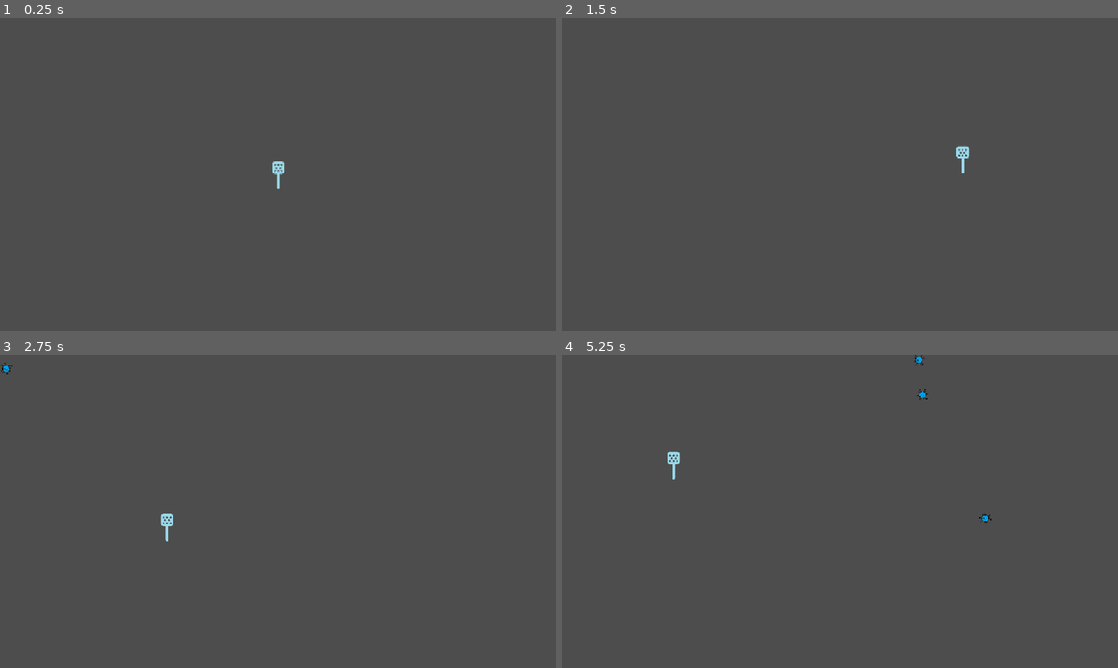
Above: before the commit, frames 1-4 (two rows, left to right).
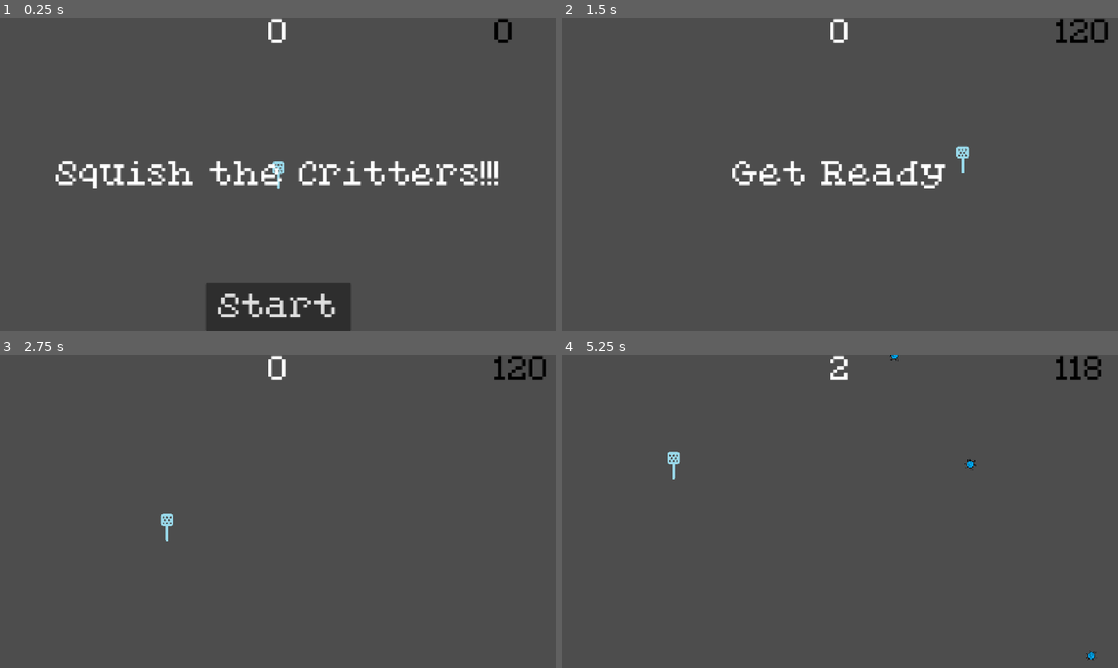
Above: after the commit, the same moments.

Repository: Evenwood/godotgamejame84
Game: Godot game, scene res://Main.tscn
Same seed, same stepped clock (60 frames per second), same inputs: the game is played once before the commit and once after it.
Inputs (mouse positions are in pixels of both pictures, inside the frame that each line leads up to):
- Up to frame 1 (0.25 s): no input
- Up to frame 2 (1.5 s): click (840, 305) at 0.5 s, where only the run after the commit has a clickable "Start"; tap Enter at 1.25 s; move the mouse to (962, 158) at 1.27 s
- Up to frame 3 (2.75 s): tap Space at 2 s; move the mouse to (166, 527) at 2.02 s
- Up to frame 4 (5.25 s): move the mouse to (895, 442) at 2.77 s; move the mouse to (812, 574) at 3.52 s; move the mouse to (1006, 558) at 4.27 s; move the mouse to (673, 464) at 5.02 s

The runs differ from the first frame. In frame 1, 6.3% of the frame differs, in the area x 10-93%, y 0-100%; in frame 2, 1.6%; in frame 3, 0.5%; in frame 4, 0.6%.

Commit message:
Added a hud that displays the score, time remaining, and provides a start button; additionally, added a global "core" script that will contain variables accessible by scene. Currently it contains the time limit and the message displayed on game start.

Diff:
--- a/gamejam84/Main.tscn
+++ b/gamejam84/Main.tscn
@@ -1,8 +1,9 @@
-[gd_scene load_steps=5 format=3 uid="uid://0x0wfcn5h6ak"]
+[gd_scene load_steps=6 format=3 uid="uid://0x0wfcn5h6ak"]
 
 [ext_resource type="PackedScene" uid="uid://dhd8sqh56dl4a" path="res://player/Player.tscn" id="1_glv2v"]
 [ext_resource type="Script" uid="uid://cnay2uhntt0la" path="res://main.gd" id="1_uu6xs"]
 [ext_resource type="PackedScene" uid="uid://k2v0styiwf5d" path="res://critter/Mob.tscn" id="2_r0du0"]
+[ext_resource type="PackedScene" uid="uid://dx1idjdhy2hn0" path="res://hud.tscn" id="4_cm0pq"]
 
 [sub_resource type="Curve2D" id="Curve2D_glv2v"]
 _data = {
@@ -35,7 +36,10 @@
 position = Vector2(-1, -1)
 rotation = 0.000870322
 
+[node name="HUD" parent="." instance=ExtResource("4_cm0pq")]
+
 [connection signal="hit" from="Player" to="." method="game_over"]
 [connection signal="timeout" from="MobTimer" to="." method="_on_mob_timer_timeout"]
 [connection signal="timeout" from="ScoreTimer" to="." method="_on_score_timer_timeout"]
 [connection signal="timeout" from="StartTimer" to="." method="_on_start_timer_timeout"]
+[connection signal="start_game" from="HUD" to="." method="new_game"]
--- /dev/null
+++ b/gamejam84/core.gd
@@ -0,0 +1,4 @@
+extends Node
+
+const TIME_LIMIT = 120
+const MAIN_MESSAGE = "Squish the Critters!!!"
--- /dev/null
+++ b/gamejam84/hud.gd
@@ -0,0 +1,35 @@
+extends CanvasLayer
+
+# Notifies `Main` node that the button has been pressed
+signal start_game
+
+func show_message(text):
+	$Message.text = text
+	$Message.show()
+	$MessageTimer.start()
+
+func show_game_over():
+	show_message("Time's Up!")
+	# Wait until the MessageTimer has counted down.
+	await $MessageTimer.timeout
+
+	$Message.text = Core.MAIN_MESSAGE
+	$Message.show()
+	# Make a one-shot timer and wait for it to finish.
+	await get_tree().create_timer(1.0).timeout
+	$StartButton.show()
+
+func update_score(score):
+	$ScoreLabel.text = str(score)
+
+func update_time(time):
+	$TimerLabel.text = str(Core.TIME_LIMIT - time)
+
+
+func _on_start_button_pressed() -> void:
+	$StartButton.hide()
+	start_game.emit()
+
+
+func _on_message_timer_timeout() -> void:
+	$Message.hide()
--- /dev/null
+++ b/gamejam84/hud.tscn
@@ -0,0 +1,72 @@
+[gd_scene load_steps=3 format=3 uid="uid://dx1idjdhy2hn0"]
+
+[ext_resource type="FontFile" uid="uid://csuju232u5qsn" path="res://art/PixelatedEleganceRegular-ovyAA.ttf" id="1_37p78"]
+[ext_resource type="Script" uid="uid://b0krfvy2sgjwr" path="res://hud.gd" id="1_64ctp"]
+
+[node name="HUD" type="CanvasLayer"]
+script = ExtResource("1_64ctp")
+
+[node name="ScoreLabel" type="Label" parent="."]
+anchors_preset = 5
+anchor_left = 0.5
+anchor_right = 0.5
+offset_left = -21.5
+offset_right = 21.5
+offset_bottom = 58.0
+grow_horizontal = 2
+theme_override_fonts/font = ExtResource("1_37p78")
+theme_override_font_sizes/font_size = 64
+text = "0"
+
+[node name="Message" type="Label" parent="."]
+anchors_preset = 8
+anchor_left = 0.5
+anchor_top = 0.5
+anchor_right = 0.5
+anchor_bottom = 0.5
+offset_left = -575.5
+offset_top = -97.0
+offset_right = 575.5
+offset_bottom = 97.0
+grow_horizontal = 2
+grow_vertical = 2
+theme_override_fonts/font = ExtResource("1_37p78")
+theme_override_font_sizes/font_size = 64
+text = "Squish the Critters!!!"
+horizontal_alignment = 1
+vertical_alignment = 1
+autowrap_mode = 2
+
+[node name="TimerLabel" type="Label" parent="."]
+anchors_preset = 1
+anchor_left = 1.0
+anchor_right = 1.0
+offset_left = -128.0
+offset_bottom = 58.0
+grow_horizontal = 0
+theme_override_colors/font_color = Color(0.00240158, 0.00171301, 0.00121519, 1)
+theme_override_fonts/font = ExtResource("1_37p78")
+theme_override_font_sizes/font_size = 64
+text = "0"
+
+[node name="StartButton" type="Button" parent="."]
+anchors_preset = 7
+anchor_left = 0.5
+anchor_top = 1.0
+anchor_right = 0.5
+anchor_bottom = 1.0
+offset_left = -150.0
+offset_top = -100.0
+offset_right = 150.0
+grow_horizontal = 2
+grow_vertical = 0
+theme_override_fonts/font = ExtResource("1_37p78")
+theme_override_font_sizes/font_size = 64
+text = "Start"
+
+[node name="MessageTimer" type="Timer" parent="."]
+wait_time = 2.0
+one_shot = true
+
+[connection signal="pressed" from="StartButton" to="." method="_on_start_button_pressed"]
+[connection signal="timeout" from="MessageTimer" to="." method="_on_message_timer_timeout"]
--- a/gamejam84/main.gd
+++ b/gamejam84/main.gd
@@ -2,10 +2,11 @@
 
 @export var mob_scene: PackedScene
 var score
+var time
 
 # Called when the node enters the scene tree for the first time.
 func _ready() -> void:
-	new_game()
+	pass
 
 
 # Called every frame. 'delta' is the elapsed time since the previous frame.
@@ -16,9 +17,14 @@
 func game_over() -> void:
 	$ScoreTimer.stop()
 	$MobTimer.stop()
+	$HUD.show_game_over()
 
 func new_game():
 	score = 0
+	time = 0
+	$HUD.update_score(score)
+	$HUD.update_time(time)
+	$HUD.show_message("Get Ready")
 	$Player.start($StartPosition.position)
 	$StartTimer.start()
 
@@ -50,6 +56,11 @@
 
 func _on_score_timer_timeout() -> void:
 	score += 1
+	time += 1
+	$HUD.update_score(score)
+	$HUD.update_time(time)
+	if(time >= Core.TIME_LIMIT):
+		game_over()
 
 func _on_start_timer_timeout() -> void:
 	$MobTimer.start()
--- a/gamejam84/project.godot
+++ b/gamejam84/project.godot
@@ -15,6 +15,10 @@
 config/features=PackedStringArray("4.4", "Forward Plus")
 config/icon="res://icon.svg"
 
+[autoload]
+
+Core="*res://core.gd"
+
 [display]
 
 window/stretch/mode="canvas_items"
Binary file added: gamejam84/art/PixelatedEleganceRegular-ovyAA.ttf
Not shown, added: gamejam84/art/PixelatedEleganceRegular-ovyAA.ttf.import
Not shown, added: gamejam84/core.gd.uid
Not shown, added: gamejam84/hud.gd.uid
